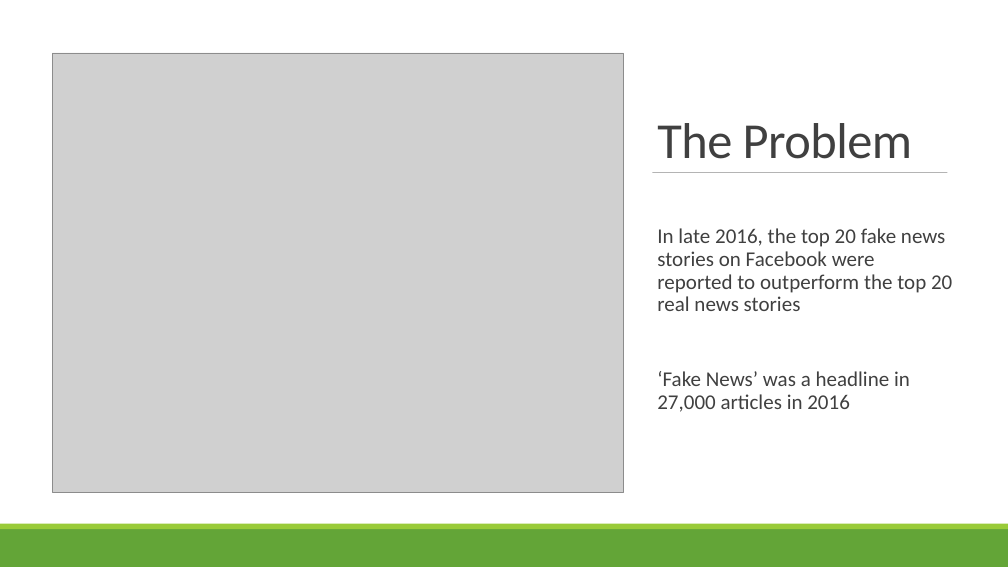
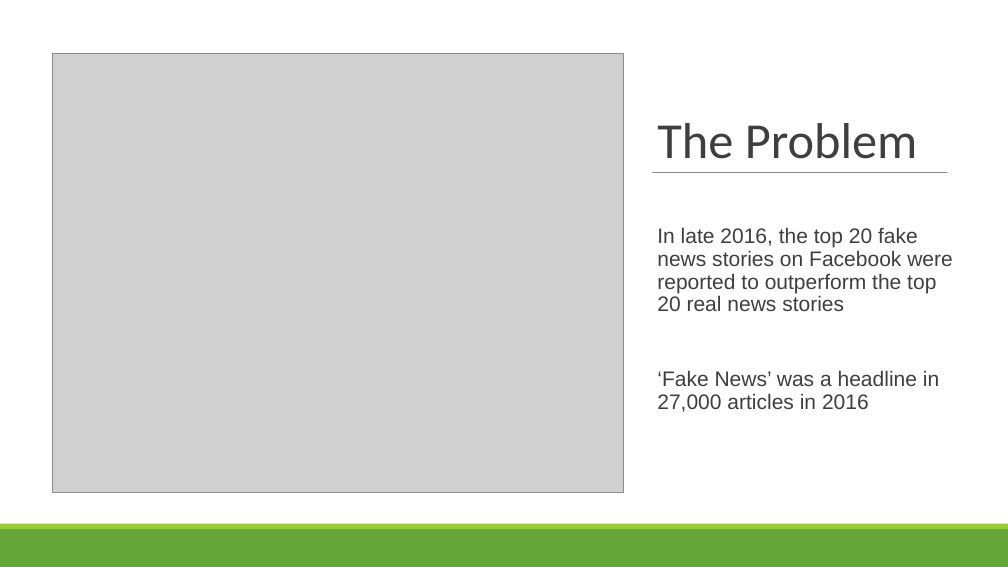
Before and after one commit to LinghanX/Project_Veritas, a slide deck: slide 3 of presentations/FakeNews_Final.pptx. Drawn at 1008x567 pixels with LibreOffice and Linux fonts; fonts in the diff are those of the drawing; grey boxes stand for pictures. Boxes give left, top, right and bottom in pixels: in the first picture for what was removed or moved away, otherwise in the second. Text is boxed around its words. In the diff, an @@ line names an element or a change of style, - is before the commit and + after.

```diff
--- a/presentations/FakeNews_Final.pptx
+++ b/presentations/FakeNews_Final.pptx
@@ title "The Problem" at (x1=657, y1=123, x2=918, y2=159): text colour #404040 to #3F3F3F, letter spacing -0.5 to 0 pt; indent changed @@
@@ line (653, 172) - (948, 172): stroke #808080 0.5 pt to #7F7F7F 0.75 pt @@
@@ text "In late 2016, the top ..." at (x1=657, y1=227, x2=953, y2=412): font Calibri to Arial, text colour #404040 to #3F3F3F @@
```
Also in this commit, not shown: 13 other slides changed, 1 slide added.
